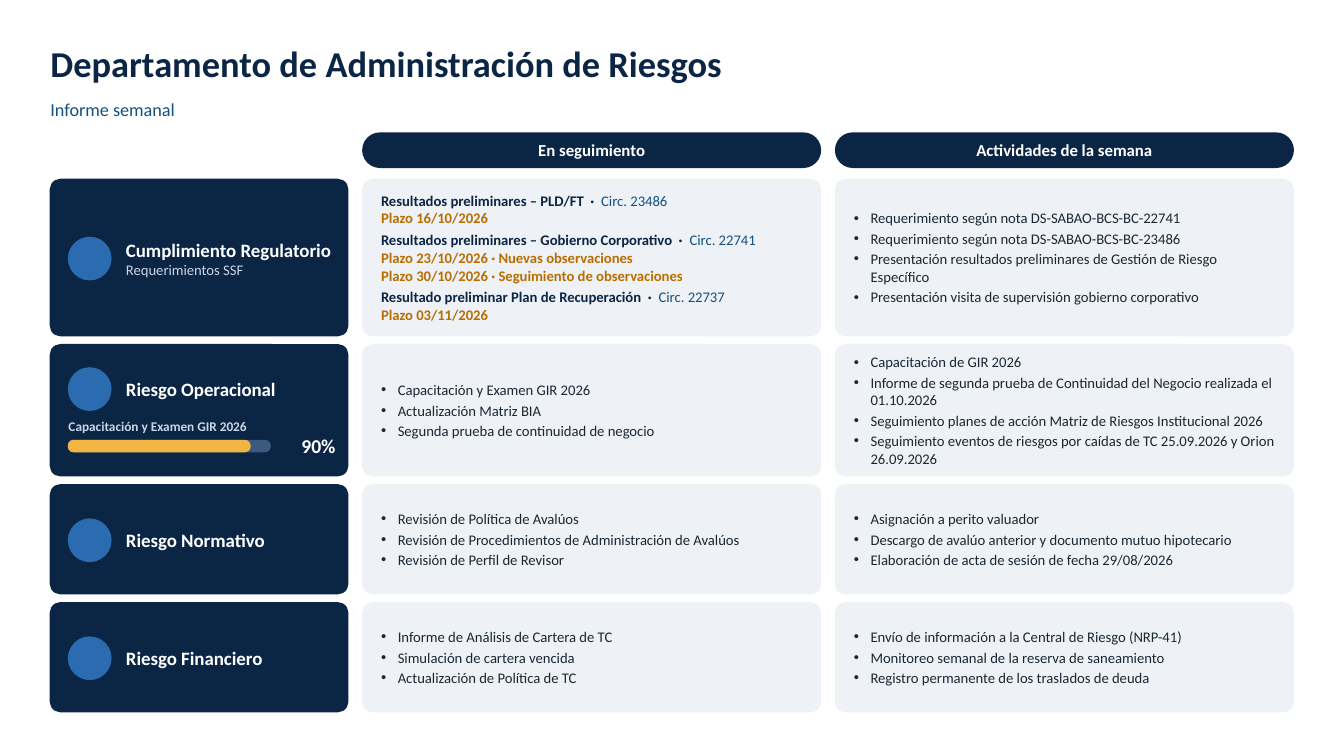
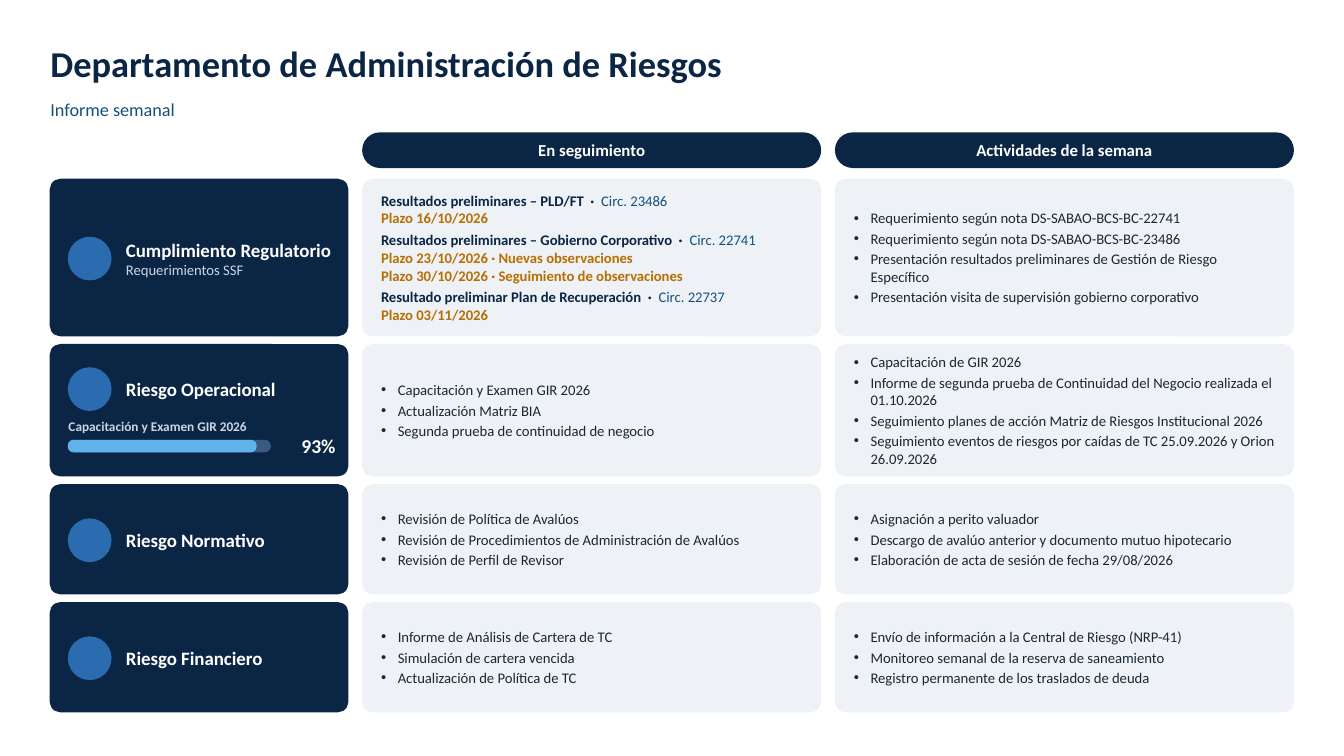
Before and after one commit to menjivar201280/riesgo, a slide deck: slide 1 of resumen-ejecutivo-semanal/Resumen_Ejecutivo_Riesgos_COMEDICA_2_Slides.pptx. Drawn at 1344x756 pixels with LibreOffice and Linux fonts; fonts in the diff are those of the drawing; background and template pictures are left out. Boxes give left, top, right and bottom in pixels: in the first picture for what was removed or moved away, otherwise in the second. Text is boxed around its words. In the diff, an @@ line names an element or a change of style, - is before the commit and + after.

```diff
--- a/resumen-ejecutivo-semanal/Resumen_Ejecutivo_Riesgos_COMEDICA_2_Slides.pptx
+++ b/resumen-ejecutivo-semanal/Resumen_Ejecutivo_Riesgos_COMEDICA_2_Slides.pptx
@@ rounded rectangle: place and size @@
-rounded rectangle at [69,441,250,452]
+rounded rectangle at [69,441,256,452]
@@ rounded rectangle at [69,441,256,452]: fill #F2B544 to #5FB3E8; outline #F2B544 1 pt to #5FB3E8 1 pt @@
@@ text at [301,439,335,453]: text changed @@
-90%
+93%
```
Also in this commit, not shown: 2 other files.
